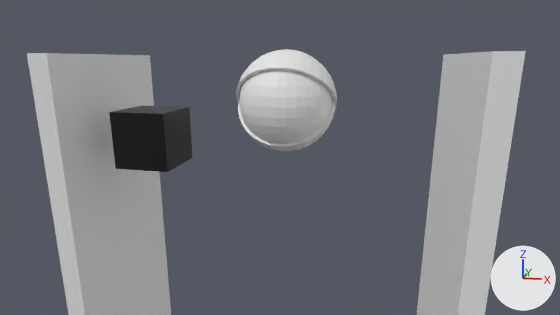
The Blender file scenes/hexapod.blend as it was, and as the next commit left it.
Both versions are drawn from the file's camera 'Camera'. Every picture has the same lights, and +X, +Y and +Z are marked at lower right.

Names of what the first picture shows: 'Cube', 'Eyeball', 'Eyelid_d', 'Eyelid_u', 'Wall_left', 'Wall_right'.
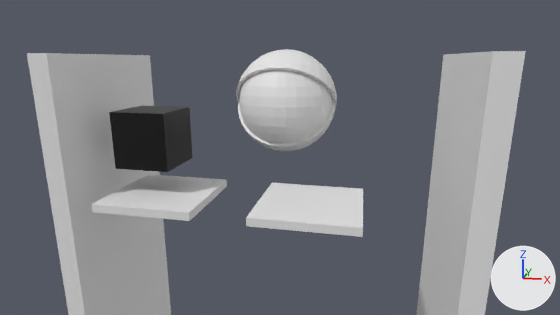
Location of each change, (x1, y1, x2, y2) in pixels of the pictures (560 x 315 px):
'Moving_Floor_1', added: after (246, 183, 363, 237)
'Floor_1', added: after (92, 174, 227, 221)

Patch to the scene script:
```diff
--- a/scenes/hexapod.blend.py
+++ b/scenes/hexapod.blend.py
@@ me_cube_004 @@
+me_cube_004.from_pydata(...)  # a box spanning x -6.84..6.84, y -6.84..6.84, z -0.55..0.55
@@ me_cube_003 @@
+me_cube_003.from_pydata(...)  # a box spanning x -6.84..6.84, y -6.84..6.84, z -0.55..0.55
@@ ob_moving_floor_1 @@
+ob_moving_floor_1 = bpy.data.objects.new('Moving_Floor_1', me_cube_004)
+ob_moving_floor_1.location = (6.74, -4.85, 7.12)
@@ ob_floor_1 @@
+ob_floor_1 = bpy.data.objects.new('Floor_1', me_cube_003)
+ob_floor_1.location = (-14.23, -4.85, 7.12)
```
